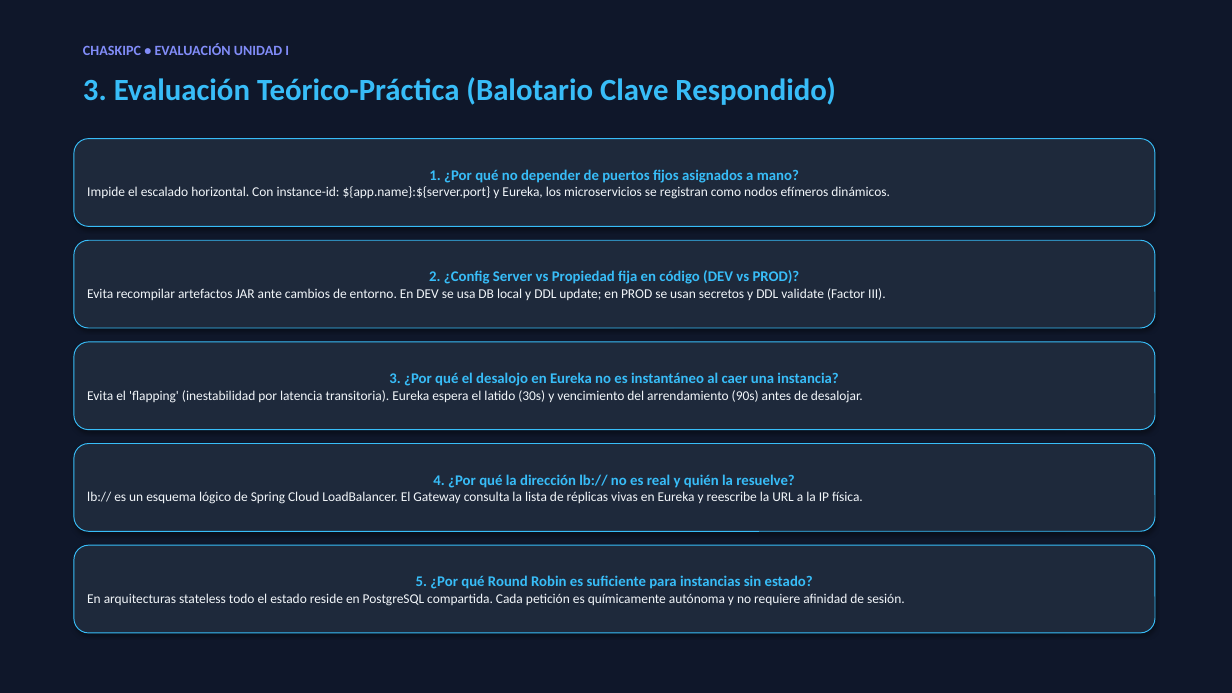
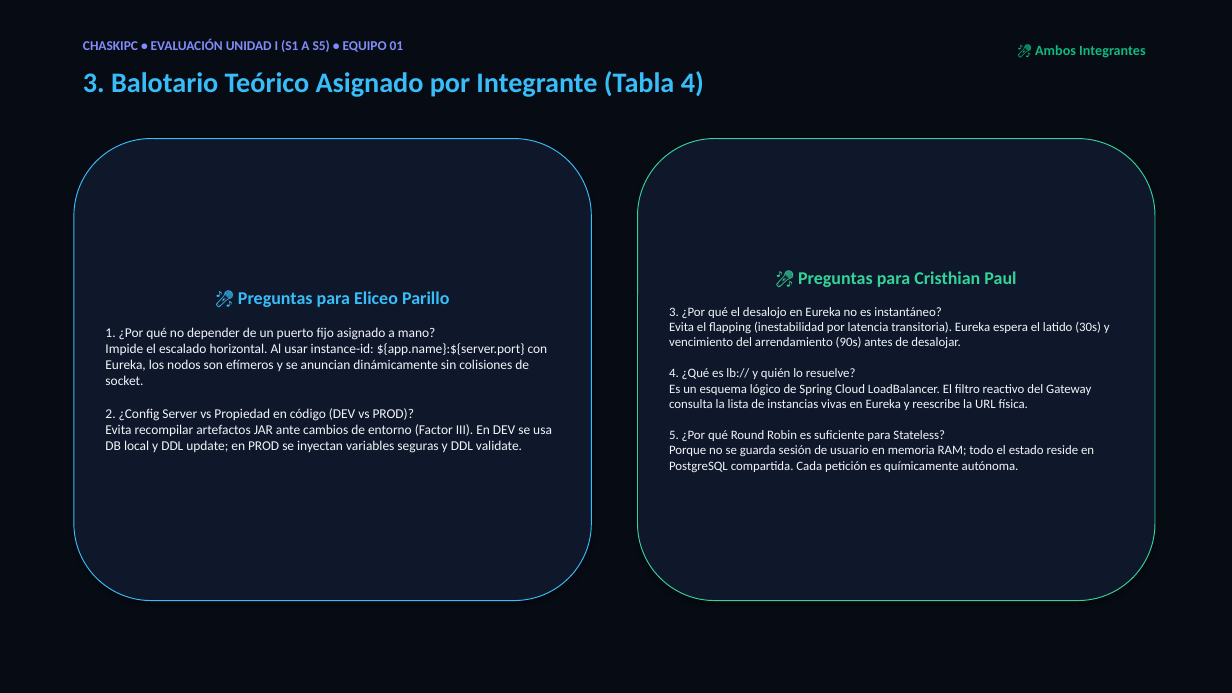
Before and after one commit to jaisesasaki24-cloud/ChaskiByte-Systems, a slide deck: slide 10 of presentacion.pptx (slide 7 before the commit). Drawn at 1232x693 pixels with LibreOffice and Linux fonts; fonts in the diff are those of the drawing. Boxes give left, top, right and bottom in pixels: in the first picture for what was removed or moved away, otherwise in the second. Text is boxed around its words. In the diff, an @@ line names an element or a change of style, - is before the commit and + after.

Commit message:
feat(presentation): redesign complete 11-slide presentation ecosystem for 2 team members (Eliceo Parillo and Cristhian Paul Laura) with speech turns and live demo cockpit

```diff
--- a/presentacion.pptx
+++ b/presentacion.pptx
@@ rectangle at <box>0,0,1232,693</box>: fill #0F172A to #070B14; outline #0F172A 0.75 pt to #070B14 0.75 pt @@
@@ text at <box>83,39,404,52</box>: text changed; size 11 to 10.5 pt @@
-CHASKIPC • EVALUACIÓN UNIDAD I
+CHASKIPC • EVALUACIÓN UNIDAD I (S1 A S5) • EQUIPO 01
@@ text added at <box>1035,45,1145,58</box>, 11 pt, text #10B981, bold @@
+🎤 Ambos Integrantes
@@ text at <box>83,71,704,97</box>: text changed; size 24 to 22 pt @@
-3. Evaluación Teórico-Práctica (Balotario Clave Respondido)
+3. Balotario Teórico Asignado por Integrante (Tabla 4)
@@ rounded rectangle "🎤 Preguntas para Eliceo Parillo": place and size @@
-rounded rectangle "🎤 Preguntas para Eliceo Parillo" at <box>74,240,1155,328</box>
+rounded rectangle "🎤 Preguntas para Eliceo Parillo" at <box>74,139,592,601</box>
@@ rounded rectangle "🎤 Preguntas para Eliceo Parillo" at <box>74,139,592,601</box>: fill #1E293B to #0F172A @@
@@ rounded rectangle removed at <box>74,139,1155,226</box> @@
-1. ¿Por qué no depender de puertos fijos asignados a mano?
-Impide el escalado horizontal. Con instance-id: ${app.name}:${server.port} y Eureka, los microservicios se registran como nodos efímeros dinámicos.
@@ rounded rectangle added at <box>638,139,1155,601</box>, fill #0F172A, outline #34D399 0.75 pt, 10 pt, text #F1F5F9 @@
+🎤 Preguntas para Cristhian Paul
+3. ¿Por qué el desalojo en Eureka no es instantáneo?
+Evita el flapping (inestabilidad por latencia transitoria). Eureka espera el latido (30s) y vencimiento del arrendamiento (90s) antes de desalojar.
+4. ¿Qué es lb:// y quién lo resuelve?
+Es un esquema lógico de Spring Cloud LoadBalancer. El filtro reactivo del Gateway consulta la lista de instancias vivas en Eureka y reescribe la URL física.
+5. ¿Por qué Round Robin es suficiente para Stateless?
+Porque no se guarda sesión de usuario en memoria RAM; todo el estado reside en PostgreSQL compartida. Cada petición es químicamente autónoma.
@@ text in rounded rectangle at <box>105,291,552,453</box>: text changed @@
-2. ¿Config Server vs Propiedad fija en código (DEV vs PROD)?
-Evita recompilar artefactos JAR ante cambios de entorno. En DEV se usa DB local y DDL update; en PROD se usan secretos y DDL validate (Factor III).
+🎤 Preguntas para Eliceo Parillo
+1. ¿Por qué no depender de un puerto fijo asignado a mano?
+Impide el escalado horizontal. Al usar instance-id: ${app.name}:${server.port} con Eureka, los nodos son efímeros y se anuncian dinámicamente sin colisiones de socket.
+2. ¿Config Server vs Propiedad en código (DEV vs PROD)?
+Evita recompilar artefactos JAR ante cambios de entorno (Factor III). En DEV se usa DB local y DDL update; en PROD se inyectan variables seguras y DDL validate.
@@ rounded rectangle removed at <box>74,342,1155,430</box> @@
-3. ¿Por qué el desalojo en Eureka no es instantáneo al caer una instancia?
-Evita el 'flapping' (inestabilidad por latencia transitoria). Eureka espera el latido (30s) y vencimiento del arrendamiento (90s) antes de desalojar.
@@ rounded rectangle removed at <box>74,444,1155,531</box> @@
-4. ¿Por qué la dirección lb:// no es real y quién la resuelve?
-lb:// es un esquema lógico de Spring Cloud LoadBalancer. El Gateway consulta la lista de réplicas vivas en Eureka y reescribe la URL a la IP física.
@@ rounded rectangle removed at <box>74,545,1155,633</box> @@
-5. ¿Por qué Round Robin es suficiente para instancias sin estado?
-En arquitecturas stateless todo el estado reside en PostgreSQL compartida. Cada petición es químicamente autónoma y no requiere afinidad de sesión.
```
Also in this commit, not shown: 5 other slides changed, 5 slides added, 2 slides removed, 3 other files.
